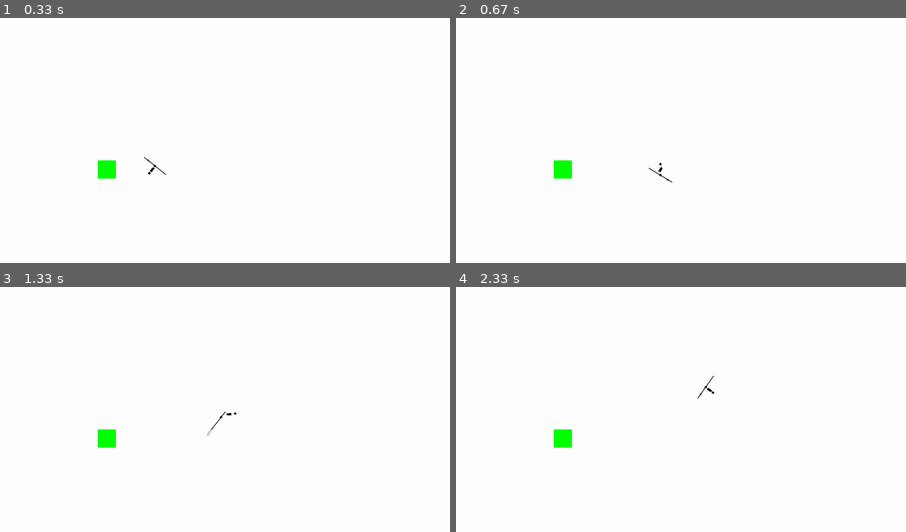
Above: before the commit, frames 1-4 (two rows, left to right).
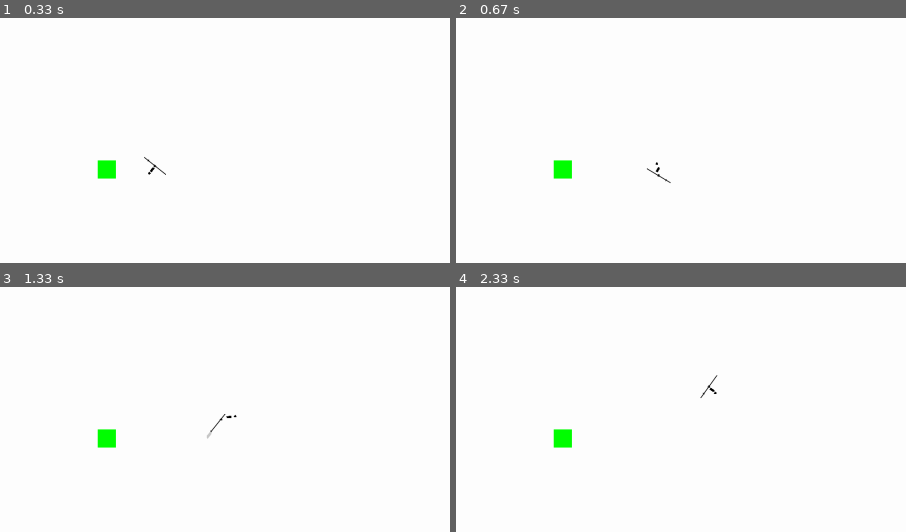
Above: after the commit, the same moments.

Repository: LeBoku/tds
Game: pygame game, started from src/tds.py
Two runs of this game, one before a commit and one after it. Both use one fixed random seed, a clock stepped at 60 frames per second and the inputs below.
Inputs (mouse positions are % of the whole screen's width and height, from its top left):
- Up to frame 1 (0.33 s): no input
- Up to frame 2 (0.67 s): hold D from 0.33 s (still down); move the mouse to (46, 54) at 0.37 s
- Up to frame 3 (1.33 s): release D at 0.8 s; click (51, 57) at 0.88 s; hold W from 1.17 s (still down); click (26, 51) at 1.25 s
- Up to frame 4 (2.33 s): release W at 1.47 s; hold D 1.5-1.97 s; click (19, 35) at 1.58 s; hold A from 2 s (still down); click (19, 73) at 2.08 s
The pictures show only the part of the screen within x 8-58%, y 6-56%; the shares and areas given below are measured in that part.

Frame 1 is identical in both runs. In frame 2, 0.1% of the frame differs, in the area x 42-49%, y 58-68%; in frame 3, 0.1%; in frame 4, 0.1%, in the area x 53-59%, y 35-46%.

Commit message:
improved character/player responsibilities

Diff:
--- a/src/map/characters/characterController.py
+++ b/src/map/characters/characterController.py
@@ -1,8 +1,12 @@
+from pygame.math import Vector2
+
 from map.mapEntityController import MapEntityController
 
 from store.moveSetController import MoveSetController
-from store.images import character
-from store.enums import CharacterParts
+from store import moveSets
+from store import images
+from store.moveSets import milestones
+from store.enums import CharacterParts, attackTypes, MoveTypes
 
 
 class CharacterController(MapEntityController):
@@ -15,6 +19,13 @@
 		self.moveSetEntityName = CharacterParts.character
 		self.moveSetController = MoveSetController()
 
+		self.torso = None
+		self.leftHand = None
+		self.rightHand = None
+		self.weapon = None
+
+		self.setUpSubEntities()
+
 	def dealWithMoveOffset(self):
 		offset = self.moveSetController.getOffsetForEntity(self.moveSetEntityName)
 
@@ -23,6 +34,35 @@
 			vector = offset.vector.rotate(-angle)
 			self.coord += vector
 
+	def getActiveAttackMove(self):
+		for attack in attackTypes:
+			move = self.moveSetController.getMove(attack)
+			if move.isActive:
+				return move
+
+	def startMoveAnimation(self):
+		move = self.moveSetController.getMove(MoveTypes.walk)
+		if not move.isActive:
+			move.start()
+
+	def stopMoveAnimation(self):
+		move = self.moveSetController.getMove(MoveTypes.walk)
+		if not self.isStopingMovementAnimation:
+			move.listenForMilestone(milestones.Walk.halfWay, lambda: move.stop())
+
+	def setUpSubEntities(self):
+		self.moveSetController.registerMove(MoveTypes.walk, moveSets.character.walk())
+
+		self.collisionPoints = [(-3, -1.5),
+			(3, -1.5),
+			(3, 1.5),
+			(-3, 1.5)]
+
+		self.torso = self.createSubEntity(CharacterParts.torso, images.character.torso(), Vector2(0, 0))
+
+		self.leftHand = self.createSubEntity(CharacterParts.leftHand, images.character.hand(), Vector2(-10, 0))
+		self.rightHand = self.createSubEntity(CharacterParts.rightHand, images.character.hand(), Vector2(10, 0))
+
 	def loopCall(self):
 		self.moveSetController.moveOn()
 		self.dealWithMoveOffset()
--- a/src/map/characters/playerController.py
+++ b/src/map/characters/playerController.py
@@ -8,8 +8,7 @@
 
 from store import images
 from store import moveSets
-from store.types import DodgeData
-from store.enums import MoveTypes, CharacterParts, attackTypes
+from store.enums import MoveTypes, CharacterParts
 
 
 class PlayerController(CharacterController):
@@ -17,12 +16,7 @@
 		super().__init__(map)
 		self.baseSpeed = 6
 		self.runningSpeedModificator = 2
-
 		self.eventHandler = EventHandler.get()
-		self.weapon = None
-
-		self.dodgeDistance = 10
-		self.dodgeTime = 10
 
 		self.isStopingMovementAnimation = False
 
@@ -100,22 +94,6 @@
 
 		return attack
 
-	def getActiveAttackMove(self):
-		for attack in attackTypes:
-			move = self.moveSetController.getMove(attack)
-			if move.isActive:
-				return move
-
-	def startMoveAnimation(self):
-		move = self.moveSetController.getMove(MoveTypes.walk)
-		if not move.isActive:
-			move.start()
-
-	def stopMoveAnimation(self):
-		move = self.moveSetController.getMove(MoveTypes.walk)
-		if not self.isStopingMovementAnimation:
-			move.listenForMilestone(moveSets.milestones.Walk.halfWay, lambda: move.stop())
-
 	def updateAngle(self):
 		mousePosVector = Vector2(pygame.mouse.get_pos())
 		self.angle = (mousePosVector - self.coord).angle_to(Vector2(0, -1)) % 360
@@ -123,7 +101,6 @@
 	def registerEvents(self):
 		super().registerEvents()
 		self.registerCombat()
-		self.registerDodging()
 
 	def registerCombat(self):
 		qWindow = 20
@@ -141,34 +118,7 @@
 				move = self.moveSetController.getMove(self.getAttack())
 				move.listenForEnd(lambda: move.start())
 
-	def registerDodging(self):
-		if "doging" is "needed":
-			@EventListener(pygame.locals.KEYDOWN, key=pygame.locals.K_LCTRL)
-			def dodge(event):
-				movement = self.getMovementVector()
-
-				if movement.length() == 0:
-					movement = Vector2(0, 1)
-
-				movement.scale_to_length(self.dodgeDistance)
-
-				dodgeMove = moveSets.character.dodge(self.dodgeTime, movement)
-				self.moveSetController.registerMove(MoveTypes.dodge, dodgeMove)
-				dodgeMove.start()
-
 	def setUpSubEntities(self):
-		self.moveSetController.registerMove(MoveTypes.walk, moveSets.character.walk())
-
-		self.collisionPoints = [(-3, -1.5),
-			(3, -1.5),
-			(3, 1.5),
-			(-3, 1.5)]
-
-		self.coord = Vector2(500, 400)
-		self.createSubEntity(CharacterParts.torso, images.character.torso(), Vector2(0, 0))
-
-		self.createSubEntity(CharacterParts.leftHand, images.character.hand(), Vector2(-10, 0))
-		rightHand = self.createSubEntity(CharacterParts.rightHand, images.character.hand(), Vector2(10, 0))
-
-		self.weapon = Spear(CharacterParts.weapon, rightHand)
+		super().setUpSubEntities()
+		self.weapon = Spear(CharacterParts.weapon, self.rightHand)
 		self.weapon.setUpWeaponMoveSet()
--- a/src/map/map/mapController.py
+++ b/src/map/map/mapController.py
@@ -73,8 +73,10 @@
 
 		self.addCollisionEntity(box)
 
+		self.player = self.addEntity(PlayerController(self))
+		self.player.coord = Vector2(500, 400)
+
 		self.setUpBoundry()
-		self.setUpPlayer()
 
 	def setUpBoundry(self):
 		boundryWidth = 15
@@ -94,10 +96,6 @@
 
 		for boundry in boundries:
 			self.addEntity(boundry)
-
-	def setUpPlayer(self):
-		self.player = self.addEntity(PlayerController(self))
-		self.player.setUpSubEntities()
 
 	def display(self):
 		display = self.displayHandler.display()
